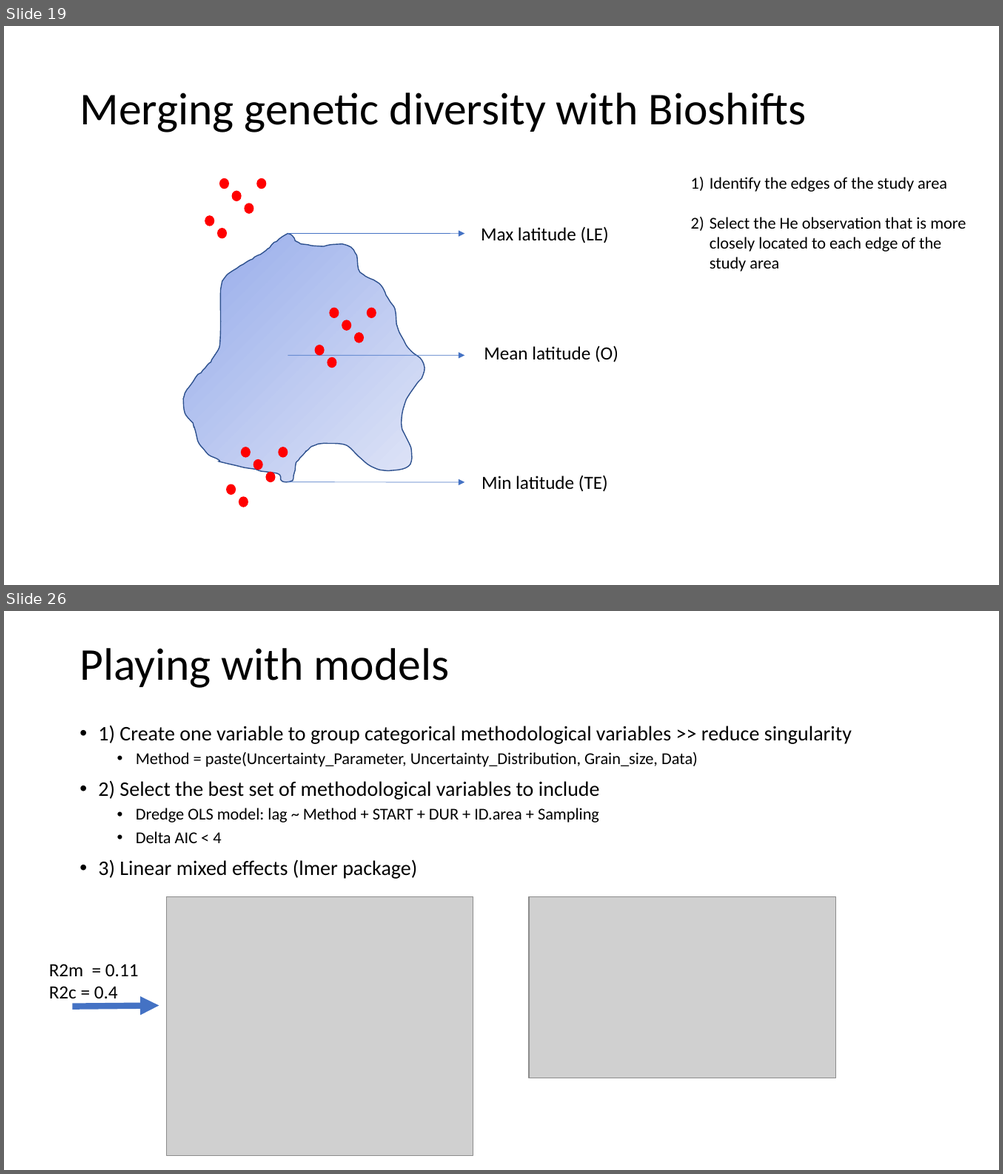
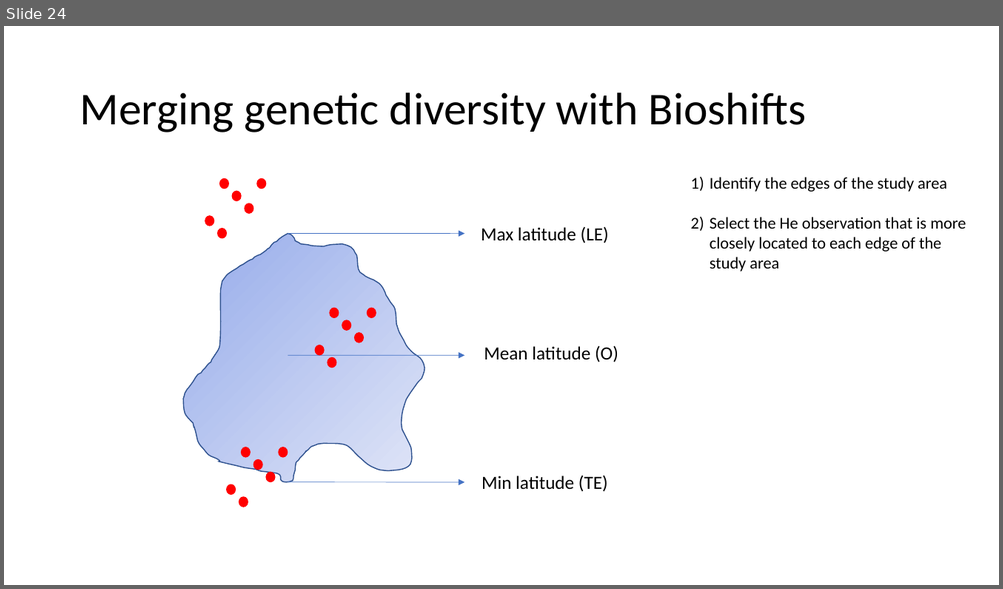
Before and after one commit to Bioshifts/genetic_diversity_range_shifts, a slide deck: Velocity_vs_rangeshift.ppt. Shown one above the other, each under a label of ours: slides 19 and 26 before the commit, slide 24 after it; the slides between them are not shown. The pictures are 1003x1174 and 1003x589 pixels, drawn with LibreOffice and Linux fonts; fonts in the diff are those of the drawing; grey boxes stand for pictures. Boxes give left, top, right and bottom in pixels: in the first picture for what was removed or moved away, otherwise in the second. Text is boxed around its words. In the diff, an @@ line names an element or a change of style, - is before the commit and + after.

Commit message:
new models

```diff
--- a/Velocity_vs_rangeshift.ppt
+++ b/Velocity_vs_rangeshift.ppt
@@ slide 26 removed at (4,611,999,1170), background #FFFFFF @@
@@ title removed at (79,648,449,688) @@
-Playing with models
@@ text removed at (98,725,851,879) @@
-• 1) Create one variable to group categorical methodological variables >> reduce singularity
-  • Method = paste(Uncertainty_Parameter, Uncertainty_Distribution, Grain_size, Data)
-• 2) Select the best set of methodological variables to include
-  • Dredge OLS model: lag ~ Method + START + DUR + ID.area + Sampling
-  • Delta AIC < 4
-• 3) Linear mixed effects (lmer package)
@@ picture removed at (167,897,473,1155) @@
@@ picture removed at (528,897,834,1078) @@
@@ text removed at (49,964,139,1004) @@
-R2m = 0.11
-R2c = 0.4
@@ arrow removed from (73, 1006) to (159, 1005) @@
@@ what was slide 19 is now slide 24 @@
```
Also in this commit, not shown: 15 slides changed, 32 slides added, 9 other slides removed, 2 other files.
